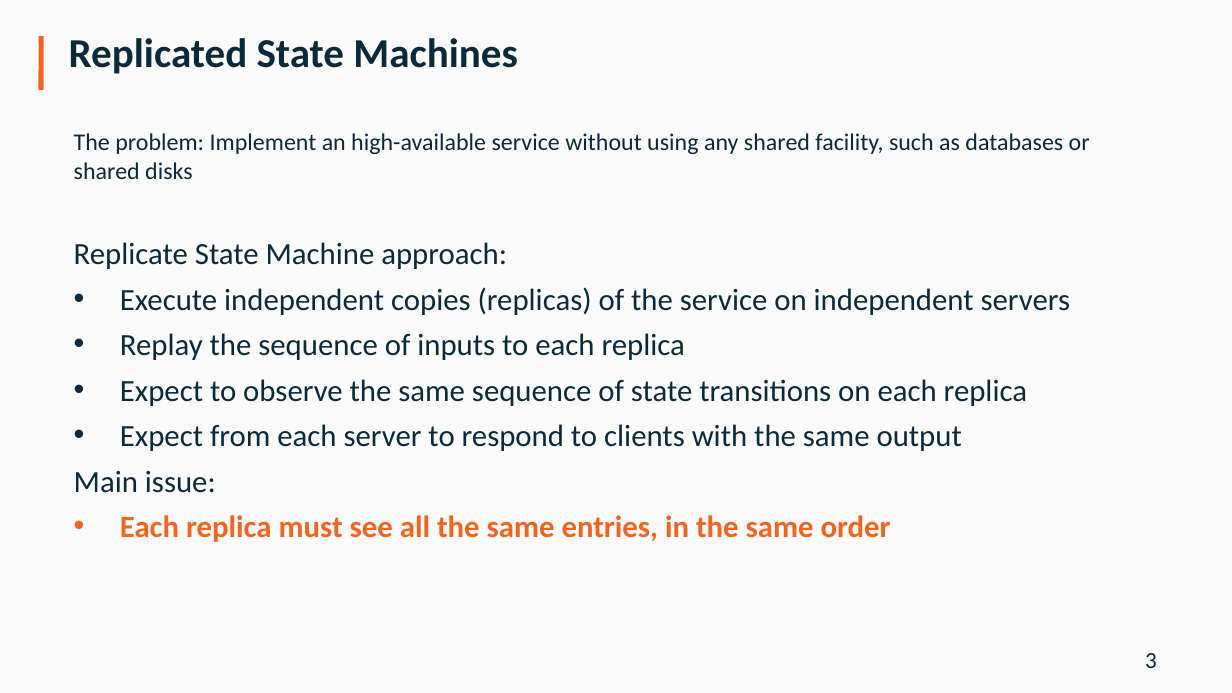
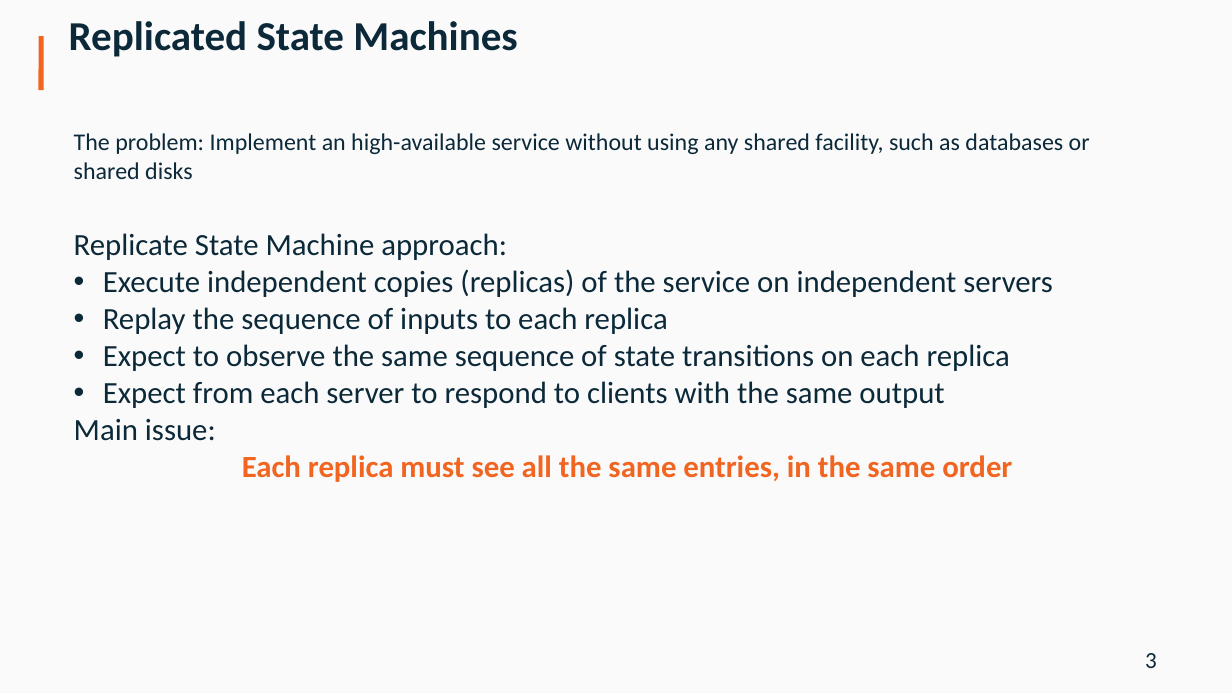
Before and after one commit to diennea/majordodo, a slide deck: slide 3 of docs/Diennea_Olivelli_ApacheCon16.pptx. Drawn at 1232x693 pixels with LibreOffice and Linux fonts; fonts in the diff are those of the drawing; background and template pictures are left out. Boxes give left, top, right and bottom in pixels: in the first picture for what was removed or moved away, otherwise in the second. Text is boxed around its words. In the diff, an @@ line names an element or a change of style, - is before the commit and + after.

```diff
--- a/docs/Diennea_Olivelli_ApacheCon16.pptx
+++ b/docs/Diennea_Olivelli_ApacheCon16.pptx
@@ text "Replicated State Machines" at (69,21,517,57): line spacing 15.6pt to 5.5pt @@
@@ text "Replicate State Machine approach:" at (74,233,1053,482): less space between paragraphs; indent changed; alignment left to centre; bullet • to none @@
```
Also in this commit, not shown: 18 other slides changed.
